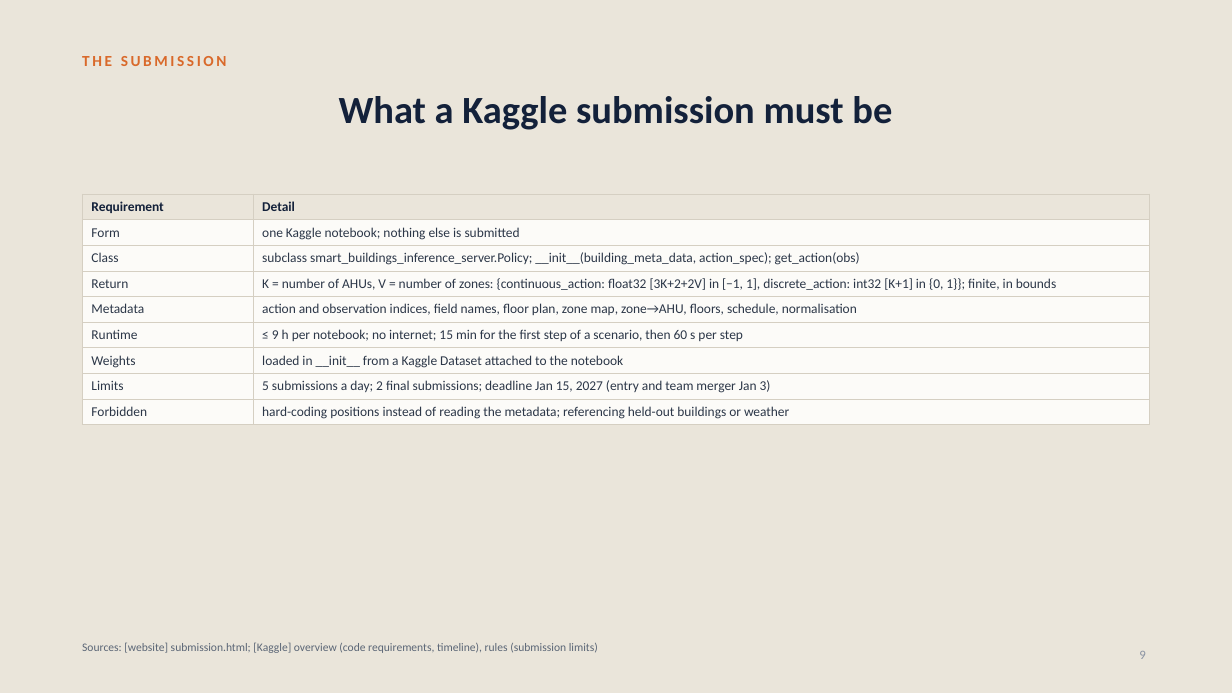
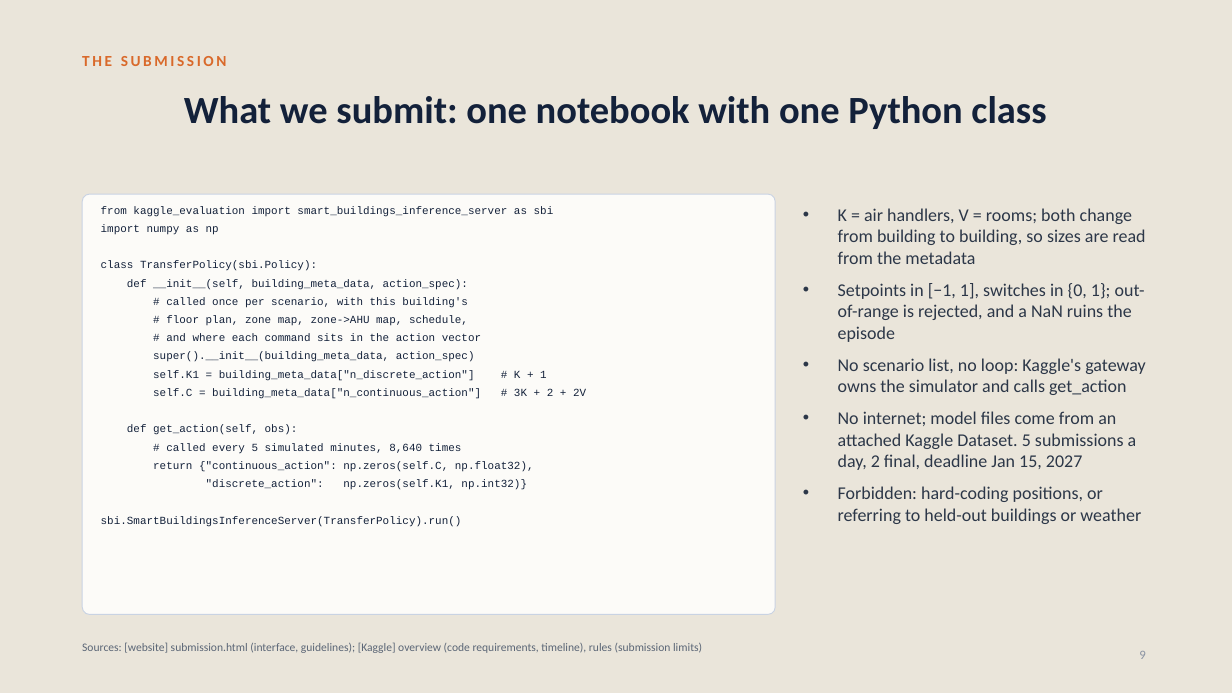
Before and after one commit to srivathsanb14/working-code, a slide deck: slide 9 of docs/One_Controller_for_Every_Building.pptx. Drawn at 1232x693 pixels with LibreOffice and Linux fonts; fonts in the diff are those of the drawing. Boxes give left, top, right and bottom in pixels: in the first picture for what was removed or moved away, otherwise in the second. Text is boxed around its words. In the diff, an @@ line names an element or a change of style, - is before the commit and + after.

```diff
--- a/docs/One_Controller_for_Every_Building.pptx
+++ b/docs/One_Controller_for_Every_Building.pptx
@@ title at [184,96,1046,129]: text changed @@
-What a Kaggle submission must be
+What we submit: one notebook with one Python class
@@ table removed at [82,194,1150,423], 9 rows, 2 columns @@
-Requirement | Detail
-Form | one Kaggle notebook; nothing else is submitted
-Class | subclass smart_buildings_inference_server.Policy; __init__(building_meta_data, action_spec); get_action(obs)
-Return | K = number of AHUs, V = number of zones: {continuous_action: float32 [3K+2+2V] in [−1, 1], discrete_action: int32 [K+1] in {0, 1}}; finite, in bounds
-Metadata | action and observation indices, field names, floor plan, zone map, zone→AHU, floors, schedule, normalisation
-Runtime | ≤ 9 h per notebook; no internet; 15 min for the first step of a scenario, then 60 s per step
-Weights | loaded in __init__ from a Kaggle Dataset attached to the notebook
-Limits | 5 submissions a day; 2 final submissions; deadline Jan 15, 2027 (entry and team merger Jan 3)
-Forbidden | hard-coding positions instead of reading the metadata; referencing held-out buildings or weather
@@ rounded rectangle added at [82,194,775,615], fill #FCFBF8, outline #C9D3E3 0.75 pt @@
@@ text added at [101,206,586,527], 8.5 pt, text #13213A @@
+from kaggle_evaluation import smart_buildings_inference_server as sbi
+import numpy as np
+class TransferPolicy(sbi.Policy):
+def __init__(self, building_meta_data, action_spec):
+# called once per scenario, with this building's
+# floor plan, zone map, zone->AHU map, schedule,
+# and where each command sits in the action vector
+super().__init__(building_meta_data, action_spec)
+self.K1 = building_meta_data["n_discrete_action"] # K + 1
+self.C = building_meta_data["n_continuous_action"] # 3K + 2 + 2V
+def get_action(self, obs):
+# called every 5 simulated minutes, 8,640 times
+return {"continuous_action": np.zeros(self.C, np.float32),
+"discrete_action": np.zeros(self.K1, np.int32)}
+sbi.SmartBuildingsInferenceServer(TransferPolicy).run()
@@ text added at [838,208,1146,524], 14 pt, text #2C3748 @@
+• K = air handlers, V = rooms; both change from building to building, so sizes are read from the metadata
+• Setpoints in [−1, 1], switches in {0, 1}; out-of-range is rejected, and a NaN ruins the episode
+• No scenario list, no loop: Kaggle's gateway owns the simulator and calls get_action
+• No internet; model files come from an attached Kaggle Dataset. 5 submissions a day, 2 final, deadline Jan 15, 2027
+• Forbidden: hard-coding positions, or referring to held-out buildings or weather
@@ text at [82,642,702,653]: text changed @@
-Sources: [website] submission.html; [Kaggle] overview (code requirements, timeline), rules (submission limits)
+Sources: [website] submission.html (interface, guidelines); [Kaggle] overview (code requirements, timeline), rules (submission limits)
```
Also in this commit, not shown: 72 other slides changed, 44 slides added, 13 slides removed, 40 other files.
